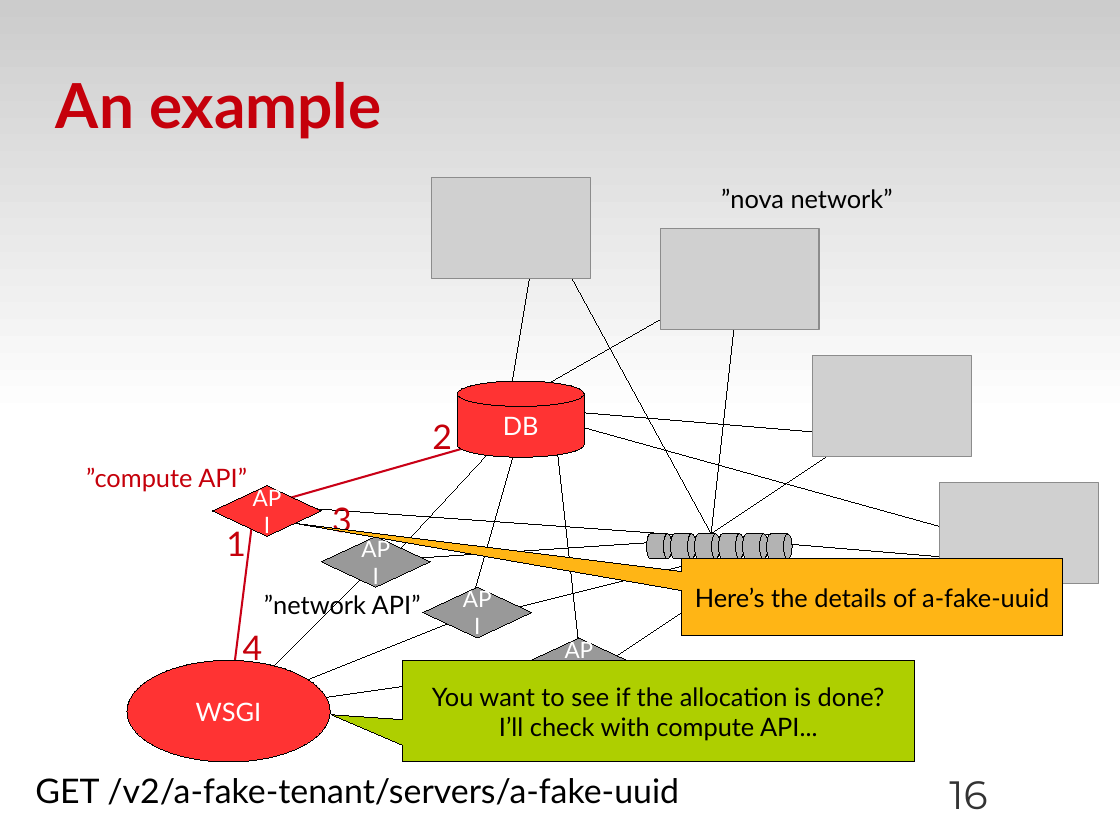
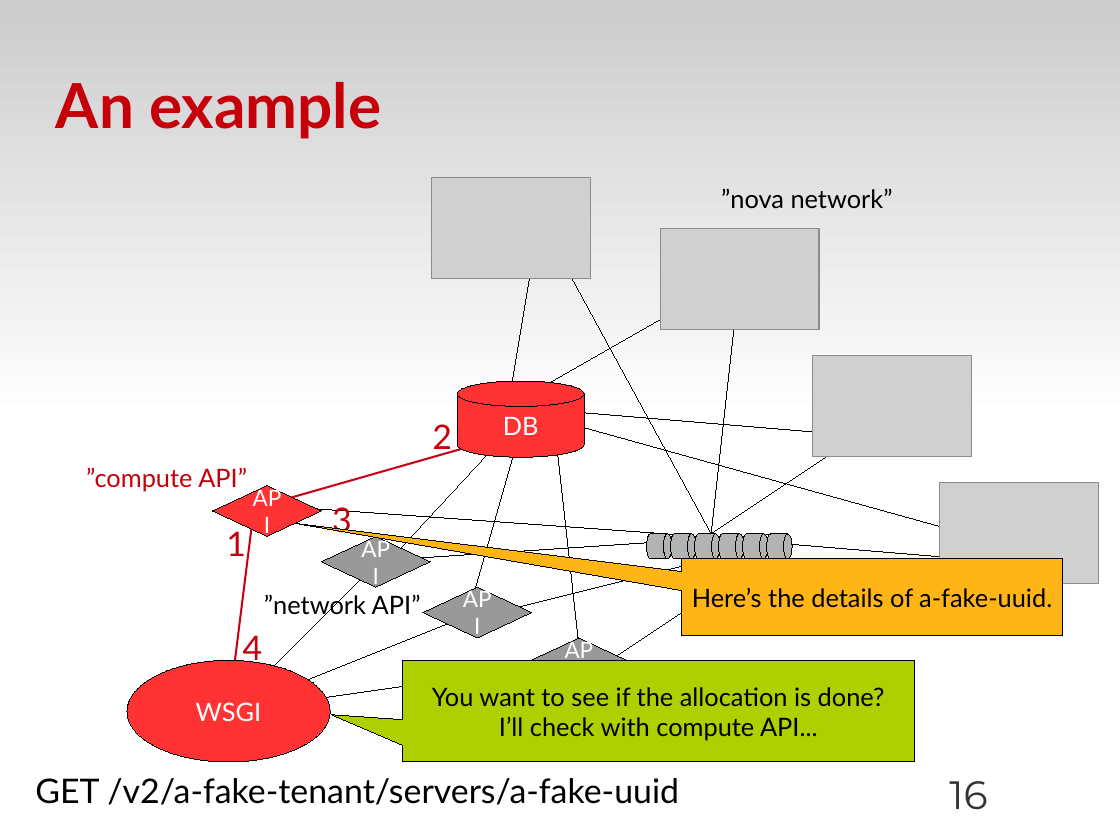
Before and after one commit to zyluo/talk-COSUG-2012, a slide deck: slide 16 of COSUG-2012-LZY.odp. Drawn at 1120x840 pixels with LibreOffice and Linux fonts; fonts in the diff are those of the drawing; grey boxes stand for pictures; background and template pictures are left out. Boxes give left, top, right and bottom in pixels: in the first picture for what was removed or moved away, otherwise in the second. Text is boxed around its words. In the diff, an @@ line names an element or a change of style, - is before the commit and + after.

Commit message:
fix typos

```diff
--- a/COSUG-2012-LZY.odp
+++ b/COSUG-2012-LZY.odp
@@ text in speech box at [692,587,1052,608]: text changed @@
-Here’s the details of a-fake-uuid
+Here’s the details of a-fake-uuid.
```
Also in this commit, not shown: 1 other slide changed.
